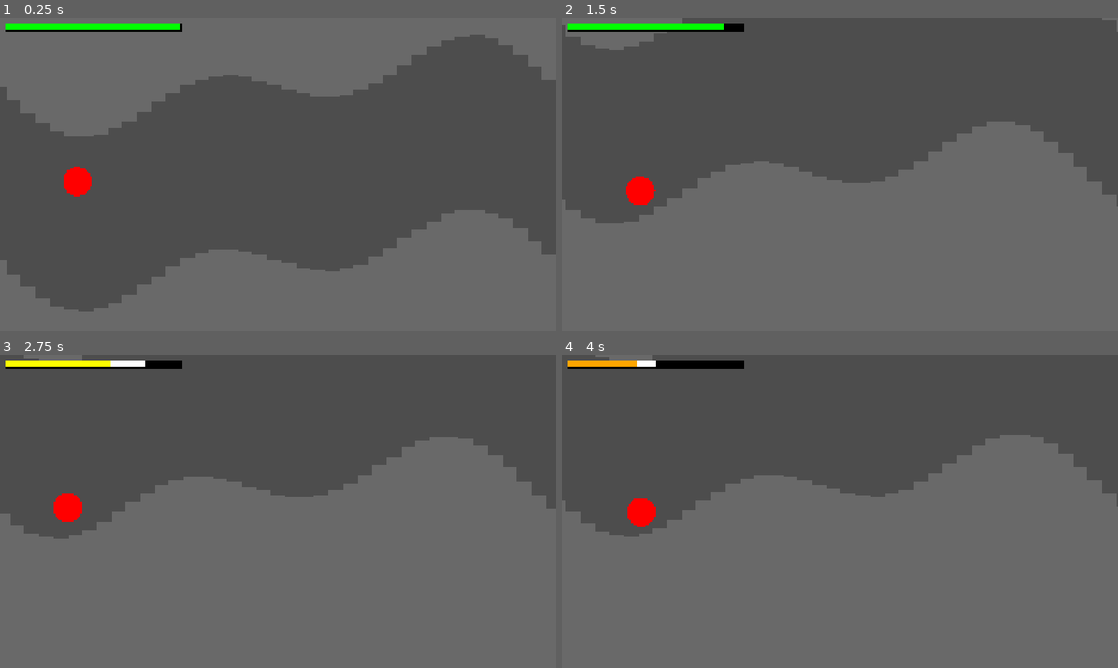
Above: before the commit, frames 1-4 (two rows, left to right).
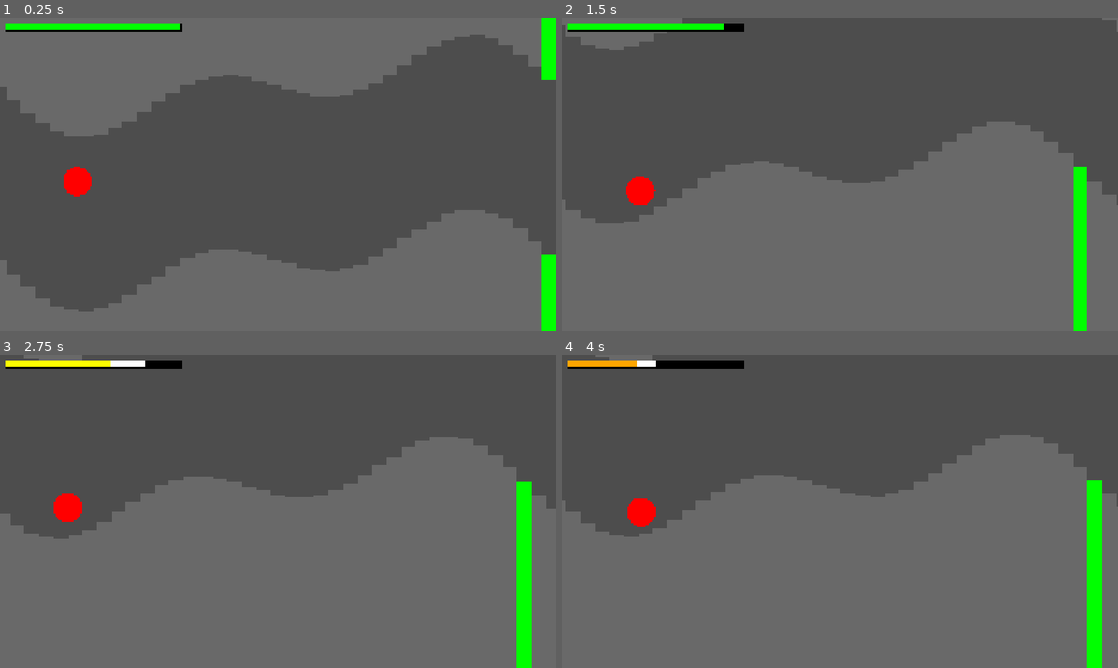
Above: after the commit, the same moments.

Repository: harrisonlee/xarnox-godot
Game: Godot game, scene res://main.tscn
The game is run twice, just before and just after one commit, with the same random seed, the same clock (stepped at 60 frames per second) and the same inputs.
Inputs:
- Up to frame 1 (0.25 s): no input
- Up to frame 2 (1.5 s): no input
- Up to frame 3 (2.75 s): no input
- Up to frame 4 (4 s): no input

The runs differ from the first frame. In frame 1, 1.2% of the frame differs, in the area x 97-100%, y 0-100%; in frame 2, 1.2%; in frame 3, 1.6%; in frame 4, 1.7%, in the area x 94-98%, y 40-100%.

Commit message:
Adds generator transitions to tunnels.

Diff:
--- a/tunnel_generator.gd
+++ b/tunnel_generator.gd
@@ -16,9 +16,30 @@
 
 
 #-------------------------------------------------------------------------------
+# Enums
+#-------------------------------------------------------------------------------
+enum State { NORMAL, TRANSITIONING_OUT, TRANSITIONING_IN }
+
+
+#-------------------------------------------------------------------------------
 # Private Variables
 #-------------------------------------------------------------------------------
 var _current_x: float = 0.0
+var _last_transition_change_x: float = 0.0
+var _transition_period: float = 0.0
+var _generator_idx: int = 0
+var _current_amplitude: float = 0.0
+var _state: State = State.NORMAL:
+	set(value):
+		_state = value
+		_update_transition_period()
+
+
+#-------------------------------------------------------------------------------
+# Lifecycle Methods
+#-------------------------------------------------------------------------------
+func _ready() -> void:
+	_transition_period = period
 
 
 #-------------------------------------------------------------------------------
@@ -27,12 +48,26 @@
 func generate_tunnel(rect: Rect2, y_origin: float):
 	if rect.end.x + tile_width < _current_x: return
 
+	_current_amplitude = amplitude
 	var tile_coverage: int = int(rect.end.x + tile_width - _current_x)
 	var tile_count: int = int(tile_coverage / tile_width) + 1
 
 	for i in range(tile_count):
-		var tunnel_y_offset: float = y_origin + _get_y_offset(_current_x)
-		var tile_y_offset = (tunnel_height + rect.size.y) * 0.5
+		var generator_y_offset: float = 0.0
+		match _state:
+			State.NORMAL:
+				generator_y_offset = _get_y_offset(_current_x)
+			State.TRANSITIONING_OUT:
+				var ratio = _last_transition_change_x / _transition_period
+				_current_amplitude = lerpf(_current_amplitude, 0.0, ratio)
+				generator_y_offset = _get_y_offset(_current_x)
+			State.TRANSITIONING_IN:
+				var ratio = _last_transition_change_x / _transition_period
+				_current_amplitude = lerpf(0.0, amplitude, ratio)
+				generator_y_offset = _get_y_offset(_current_x)
+
+		var tunnel_y_offset: float = y_origin + generator_y_offset
+		var tile_y_offset: float = (tunnel_height + rect.size.y) * 0.5
 
 		# Bottom tile
 		var bottom_tile: Tile = tile_scene.instantiate()
@@ -47,10 +82,53 @@
 		owner.add_child.call_deferred(top_tile)
 
 		_current_x += tile_width
+		_last_transition_change_x += tile_width
+
+		# Don't update state unless we've reached a transition
+		if _last_transition_change_x < _transition_period: continue
+
+		# Update State
+		match _state:
+			State.NORMAL:
+				_state = State.TRANSITIONING_OUT
+				_last_transition_change_x = 0.0
+
+				# debug
+				bottom_tile.color = Color.GREEN
+				top_tile.color = Color.GREEN
+
+			State.TRANSITIONING_OUT:
+				_state = State.TRANSITIONING_IN
+				_last_transition_change_x = 0.0
+
+				_generator_idx += 1
+				if _generator_idx > 2:
+					_generator_idx = 0
+
+				# debug
+				bottom_tile.color = Color.BLUE
+				top_tile.color = Color.BLUE
+
+			State.TRANSITIONING_IN:
+				_state = State.NORMAL
+				_last_transition_change_x = 0.0
+
+				# debug
+				bottom_tile.color = Color.RED
+				top_tile.color = Color.RED
 
 
 #-------------------------------------------------------------------------------
 # Private Methods
 #-------------------------------------------------------------------------------
 func _get_y_offset(x: float) -> float:
-	return amplitude * (sin(2 * PI * x / period) + sin(2 * PI * 2 * x / period))
+	var p: float = 2.0 * PI / period
+	match _generator_idx:
+		0: return _current_amplitude * (sin(x * p) + sin(2 * x * p))
+		1: return _current_amplitude * sin(sin(2 * x * p) + sin(4 * x * p))
+		_: return _current_amplitude * sin(3 * x * p + sin(x * p))
+
+
+func _update_transition_period() -> void:
+	var multipliers: Array[float] = [0.5, 1.0 , 1.5, 2.0, 2.5, 3.0]
+	_transition_period = period * multipliers.pick_random()
